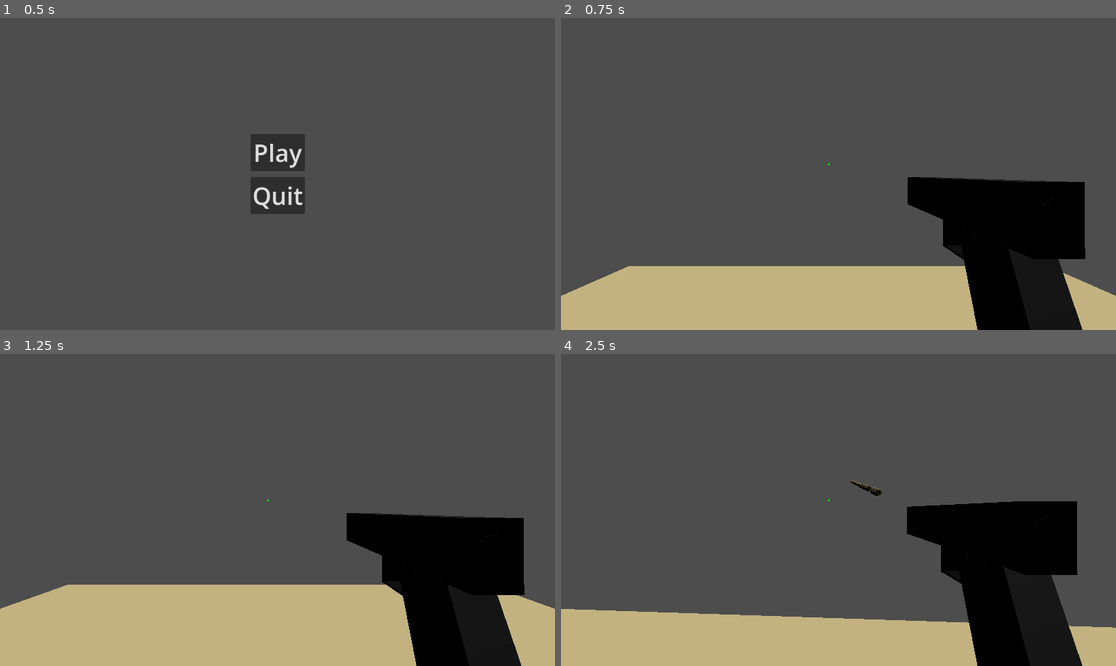
Above: before the commit, frames 1-4 (two rows, left to right).
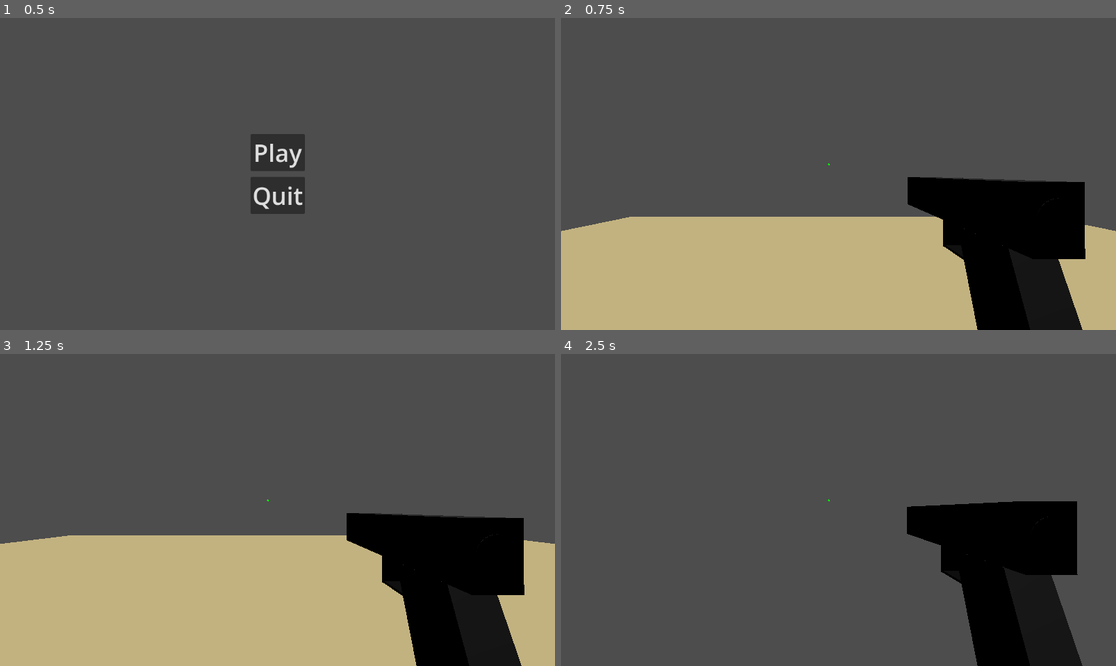
Above: after the commit, the same moments.

Repository: GazizVR/special-shot
Game: Godot game, scene res://scenes/Menu.tscn
Two runs of this game, one before a commit and one after it. Both use one fixed random seed, a clock stepped at 60 frames per second and the inputs below.
Inputs (mouse positions are in pixels of both pictures, inside the frame that each line leads up to):
- Up to frame 1 (0.5 s): no input
- Up to frame 2 (0.75 s): click "Play" at 0.5 s
- Up to frame 3 (1.25 s): no input
- Up to frame 4 (2.5 s): move the mouse to (866, 510) at 1.27 s; press the mouse at (866, 510) at 1.28 s; hold W (walk_forward) from 1.28 s (still down); move the mouse to (810, 510) at 2.02 s; release the mouse at (810, 510) at 2.03 s; click (810, 510) at 2.1 s

Frame 1 is identical in both runs. In frame 2, 13% of the frame differs, in the area x 0-100%, y 63-90%; in frame 3, 12%; in frame 4, 13%, in the area x 0-100%, y 40-100%.

Commit message:
gun: изменение траектории полета пули сделав ее назависмой от родителя

Diff:
--- a/scenes/Game.tscn
+++ b/scenes/Game.tscn
@@ -16,13 +16,13 @@
 [node name="game" type="Node3D" unique_id=731612117]
 script = ExtResource("1_78awf")
 
-[node name="floor" type="StaticBody3D" parent="." unique_id=1039886930]
-transform = Transform3D(10, 0, 0, 0, 1, 0, 0, 0, 10, 0, 0.5, 0)
+[node name="Floor" type="StaticBody3D" parent="." unique_id=1039886930]
+transform = Transform3D(20, 0, 0, 0, 1, 0, 0, 0, 20, 0, 0.5, 0)
 
-[node name="CollisionShape3D" type="CollisionShape3D" parent="floor" unique_id=1026303837]
+[node name="CollisionShape3D" type="CollisionShape3D" parent="Floor" unique_id=1026303837]
 shape = SubResource("BoxShape3D_8cj0n")
 
-[node name="MeshInstance3D" type="MeshInstance3D" parent="floor" unique_id=767500615]
+[node name="MeshInstance3D" type="MeshInstance3D" parent="Floor" unique_id=767500615]
 mesh = SubResource("BoxMesh_uwrxv")
 surface_material_override/0 = SubResource("StandardMaterial3D_8cj0n")
 
--- a/scripts/gun.gd
+++ b/scripts/gun.gd
@@ -7,4 +7,5 @@
 	if Input.is_action_pressed("shot"):
 		var copy = bullet.duplicate()
 		add_child(copy)
+		copy.top_level = true
 		copy.launch()
--- a/scripts/player.gd
+++ b/scripts/player.gd
@@ -18,7 +18,7 @@
 		)
 
 @export var speed = 8
-@export var gravity = 50
+@export var gravity = 100
 var target_velocity = Vector3.ZERO
 
 func _physics_process(delta: float) -> void:
